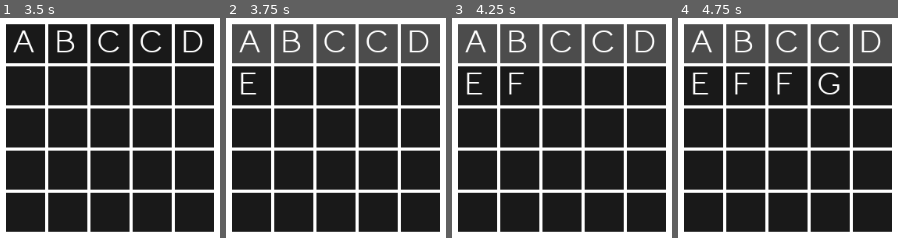
Above: before the commit, frames 1-4 (left to right).
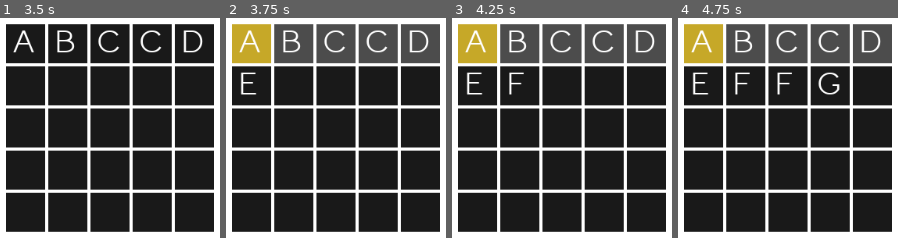
Above: after the commit, the same moments.

Repository: jackmcguinness/CrossWordle
Game: Godot game, scene res://Scenes/MainScene.tscn
Same seed, same stepped clock (60 frames per second), same inputs: the game is played once before the commit and once after it.
Inputs:
- Up to frame 1 (3.5 s): tap Enter (Enter) at 0.5, 2 s; hold A (A) 0.53-1.28 s; tap B (B) at 0.8, 1.35 s; tap Space at 1.25, 2.75 s; hold Backspace (BackSpace) 1.28-2.03 s; tap C (C) at 1.55 s; hold C (C) 2.03-2.78 s; tap D (D) at 2.3, 2.85 s; tap E (E) at 3.05 s
- Up to frame 2 (3.75 s): tap Enter (Enter) at 3.5 s; hold Backspace (BackSpace) from 3.53 s (still down); hold E (E) from 3.53 s (still down)
- Up to frame 3 (4.25 s): keep holding Backspace (BackSpace); keep holding E (E); tap F (F) at 3.8 s
- Up to frame 4 (4.75 s): keep holding Backspace (BackSpace); tap Space at 4.25 s; release E (E) at 4.28 s; tap F (F) at 4.35 s; tap G (G) at 4.55 s

Frame 1 is identical in both runs. In frame 2, 3.0% of the frame differs, in the area x 2-21%, y 2-21%; in frame 3, 3.0%; in frame 4, 3.0%.

Commit message:
First step in crosswordle functionality
First word now randomly generated and written in horizontally. Second word found to 'cross over' the first word, but still need to write in rules to reject this word if it doesn't fit in the grid. Basic algorithm notes written for this in generate_cross_grid()

Diff:
--- a/Scenes/CrossGrid.tscn
+++ b/Scenes/CrossGrid.tscn
@@ -1,12 +1,14 @@
-[gd_scene load_steps=2 format=2]
+[gd_scene load_steps=3 format=2]
 
 [ext_resource path="res://Scenes/CrossRow.tscn" type="PackedScene" id=1]
+[ext_resource path="res://Scripts/CrossGrid.gd" type="Script" id=2]
 
 [node name="CrossGrid" type="VBoxContainer"]
 anchor_right = 1.0
 anchor_bottom = 1.0
 margin_right = 29.0
 margin_bottom = 48.0
+script = ExtResource( 2 )
 __meta__ = {
 "_edit_use_anchors_": false
 }
--- /dev/null
+++ b/Scripts/CrossGrid.gd
@@ -0,0 +1,132 @@
+extends VBoxContainer
+
+
+
+
+
+var num_rows: int = 0
+var num_cols: int = 0
+
+const HORIZONTAL = "h"
+const VERTICAL = "v"
+
+
+func _ready():
+
+	#Currently working with a 7x7 CrossGrid -- in future this will size
+	#automatically based on the length of the longest word in the crossword
+	num_rows = 7
+	num_cols = 7
+
+	#TODO: setup crossgrid with nodes (currently not done programatically)
+
+	#Generate cross grid
+	generate_cross_grid()
+
+
+
+func generate_cross_grid():
+
+	# ---------  FIRST WORD  --------- #
+
+	var orientation = HORIZONTAL
+
+	var word_length = 5 #Temporary - value will be randomly assigned in future
+
+	#Pick a random row
+	var row = random_int(1, num_rows)
+	write_to_row(row, word_length)
+
+
+	#Pick a random letter in word
+	var cross_pos = random_int(1, word_length)
+	var cross_letter = get_crosspoint_letter(cross_pos, orientation, row, 1)
+	print("Cross pos = ", cross_pos, "; Cross letter = ", cross_letter)
+
+	# ---------  SECOND WORD  --------- #
+
+	orientation = VERTICAL
+
+	#Find a word with cross_letter in
+	var new_word = find_word_to_cross(cross_letter, word_length)
+	print(new_word)
+
+	#Can word fit in the grid?
+		#Yes - write in
+		#No - find another word
+
+	#find the position of cross letter in new word (overlay_pos)
+	#for writing vertically,
+		#start pos = row - overlay_pos
+		#end pos = row + (new_word.lenth() - overlay_pos)
+	#if start pos is less than 1 or end pos is greater than num crossrows, word cannot fit in grid and new word needed
+	#else write in word
+
+
+
+
+	#Write in a word vertically: write_to_col(cross_point, word_length)
+
+
+
+
+func write_to_row(row_num, word_length):
+	var crossrow_node = get_crossrow_node(row_num)
+
+	#Generate random word
+	var word = DATA.generate_answer_word(word_length)
+
+	#Write in a word horizotally starting at column 1
+	for n in word.length():
+		var letter: String = word.substr(n, 1)
+		var letterbox_node: Node = crossrow_node.get_node(get_letterbox_name(n+1))
+		letterbox_node.get_node("Letter").text = letter
+
+func get_crosspoint_letter(cross_point, h_or_v, starting_row, starting_col):
+
+	if h_or_v == HORIZONTAL:
+		var crossrow_node_name: String = get_crossrow_name(starting_row)
+		var crossrow_node: Node        = get_node(crossrow_node_name)
+
+		var letter_to_cross: int   = cross_point + starting_col - 1
+		var letterbox_name: String = get_letterbox_name(letter_to_cross)
+		var letterbox_node: Node   = crossrow_node.get_node(letterbox_name)
+
+		return letterbox_node.get_node("Letter").text
+
+
+	elif h_or_v == VERTICAL:
+		#TODO: write this when vertical writing is implemented
+		pass
+
+func find_word_to_cross(letter_to_cross, word_length):
+	var new_word = ""
+	var word_contains_letter = false
+
+	var word_array = DATA.read_word_file(word_length)
+
+	while (word_contains_letter == false):
+		var i = random_int(0, word_array.size())
+		new_word = word_array[i]
+
+		if letter_to_cross in new_word:
+			word_contains_letter = true
+
+	return new_word
+
+func random_int(lower, upper):
+	var rng = RandomNumberGenerator.new()
+	rng.randomize()
+	return rng.randi_range(lower, upper)
+
+func get_crossrow_name(row: int):
+	return "CrossRow" + str(row)
+
+func get_crossrow_node(row_num):
+	var crossrow_name: String = get_crossrow_name(row_num)
+	var crossrow_node: Node = get_node(crossrow_name)
+	return crossrow_node
+
+func get_letterbox_name(letterbox: int):
+	var letterbox_name = "LetterBox" + str(letterbox)
+	return letterbox_name
--- a/Scripts/Data.gd
+++ b/Scripts/Data.gd
@@ -6,7 +6,7 @@
 func _ready():
 	#Set answer to random word - current manually set to length 5 but this will
 	#change to variable for CrossGrid to call when implemented
-	answer = generate_answer(5)
+	answer = generate_answer_word(5)
 
 	#Capitalises answer to match capitalised letter inputs
 	answer = answer.to_upper()
@@ -19,14 +19,14 @@
 	return answer.length()
 
 
-func generate_answer(length: int):
+func generate_answer_word(length: int):
 	#Read array of n letter words from Data file
 	var word_array = read_word_file(length)
 
 	#Set up random number
 	var rng = RandomNumberGenerator.new()
 	rng.randomize()
-	var random_i = rng.randf_range(0, word_array.size())
+	var random_i = rng.randi_range(0, word_array.size())
 
 	#Get random word from array
 	return word_array[random_i]
--- a/Scripts/Row.gd
+++ b/Scripts/Row.gd
@@ -7,8 +7,6 @@
 func _ready():
 
 	add_letterboxes_to_row()
-
-
 
 
 
